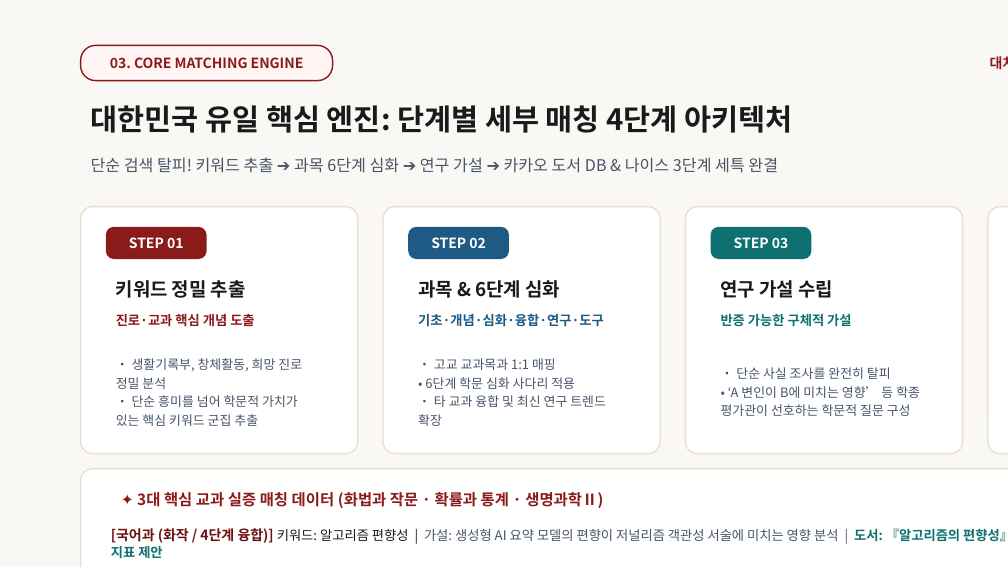
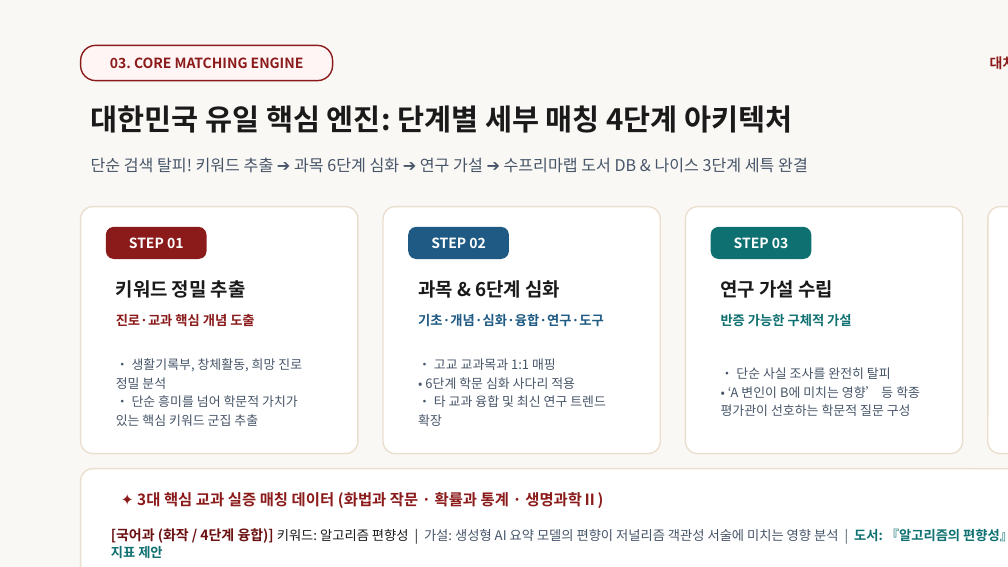
Before and after one commit to ipsicreator/consultant-app, a slide deck: slide 4 of public/guides/대치수프리마_나의입시멘토_컨설턴트앱_B2B_제안서.pptx. Drawn at 1008x567 pixels with LibreOffice and Linux fonts; fonts in the diff are those of the drawing. Boxes give left, top, right and bottom in pixels: in the first picture for what was removed or moved away, otherwise in the second. Text is boxed around its words. In the diff, an @@ line names an element or a change of style, - is before the commit and + after.

Commit message:
refactor: 도서 DB 브랜드 표기 일원화 (카카오 ➔ 수프리마랩 도서 DB)

```diff
--- a/public/guides/대치수프리마_나의입시멘토_컨설턴트앱_B2B_제안서.pptx
+++ b/public/guides/대치수프리마_나의입시멘토_컨설턴트앱_B2B_제안서.pptx
@@ text at (91,157,808,173): text changed @@
-단순 검색 탈피! 키워드 추출 ➔ 과목 6단계 심화 ➔ 연구 가설 ➔ 카카오 도서 DB & 나이스 3단계 세특 완결
+단순 검색 탈피! 키워드 추출 ➔ 과목 6단계 심화 ➔ 연구 가설 ➔ 수프리마랩 도서 DB & 나이스 3단계 세특 완결
```
Also in this commit, not shown: 7 other slides changed, 15 other files.
